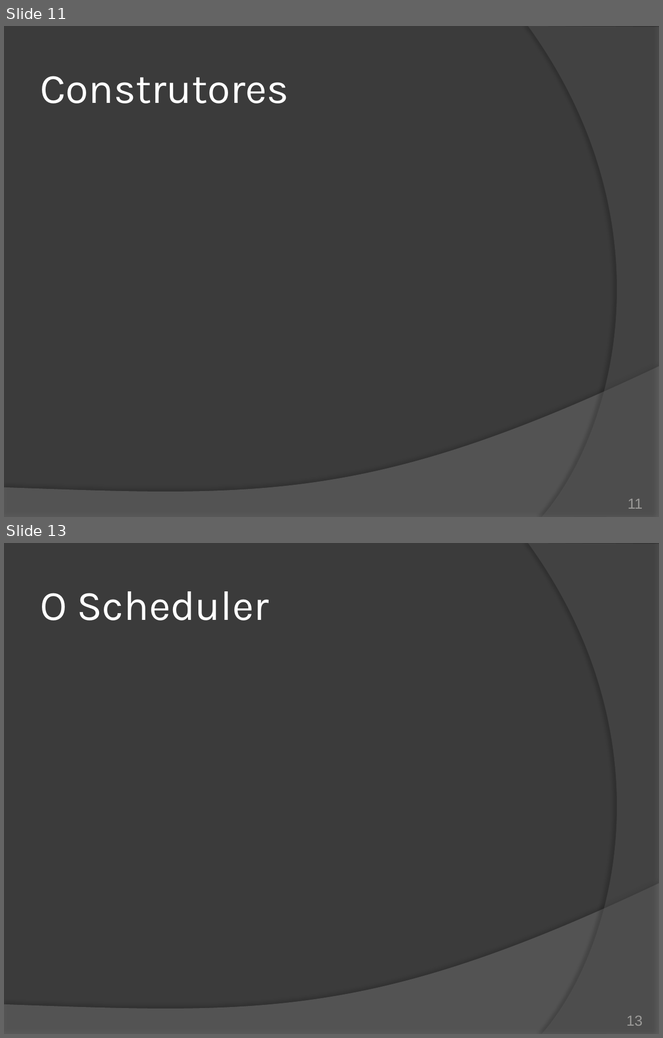
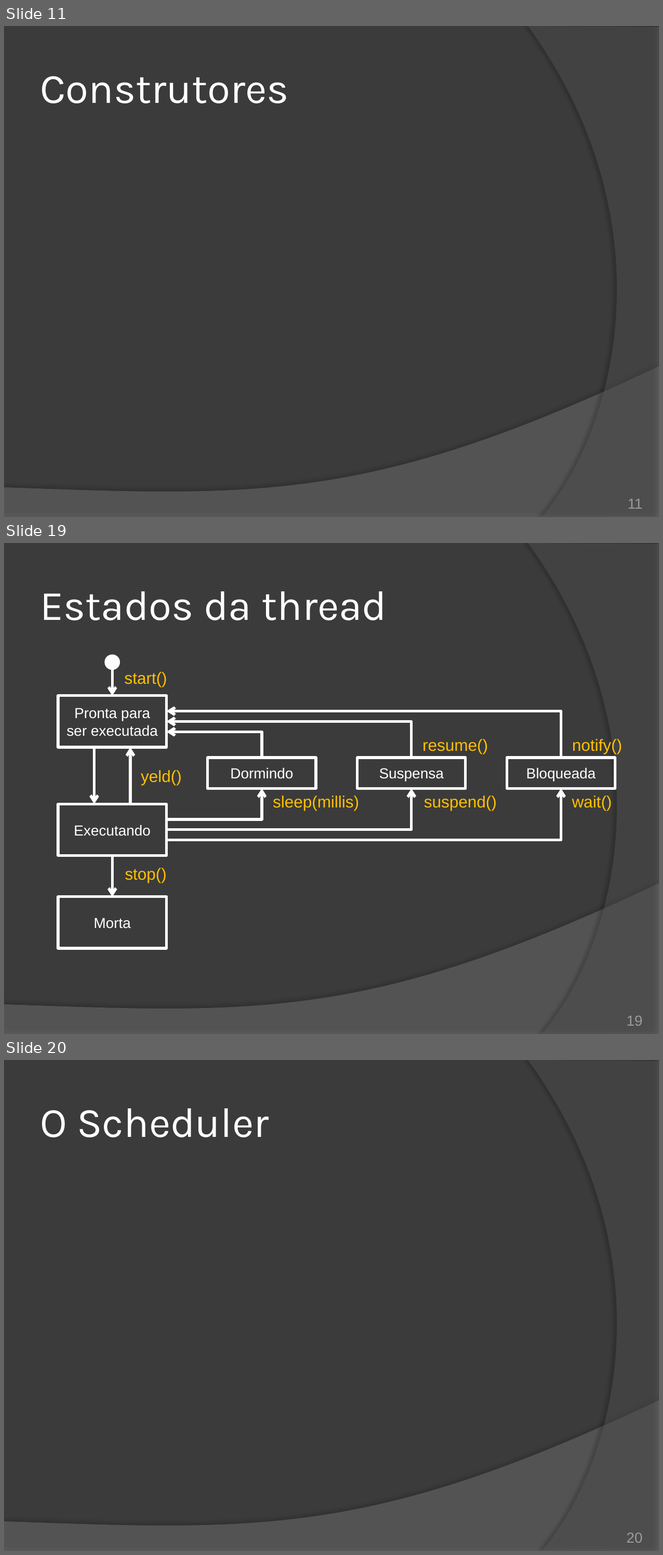
Before and after one commit to duchesqui/slzvieira-training, a slide deck: 2-Java-Programmer-Modulo-II/14.Capitulo08.pptx. Shown one above the other, each under a label of ours: slides 11 and 13 before the commit, slides 11, 19 and 20 after it; the slides between them are not shown. The pictures are 663x1038 and 663x1555 pixels, drawn with LibreOffice and Linux fonts; fonts in the diff are those of the drawing. Boxes give left, top, right and bottom in pixels: in the first picture for what was removed or moved away, otherwise in the second. Text is boxed around its words. In the diff, an @@ line names an element or a change of style, - is before the commit and + after.

Commit message:
Capítulo 8: Estados da thread.

```diff
--- a/2-Java-Programmer-Modulo-II/14.Capitulo08.pptx
+++ b/2-Java-Programmer-Modulo-II/14.Capitulo08.pptx
@@ slide 19 added at [4, 543, 659, 1034], background #3B3B3B; not listed: 2 template elements that a slide beside it also shows @@
@@ title added at [40, 591, 387, 620], 46 pt, text #FFFFFF @@
+Estados da thread
@@ ellipse added at [105, 654, 120, 670], fill #FFFFFF @@
@@ arrow added from (112, 663) to (112, 696), #FFFFFF 3 pt @@
@@ text added at [125, 672, 167, 687], 18 pt, text #FFC000 @@
+start()
@@ rectangle added at [59, 696, 166, 747], outline #FFFFFF 3 pt, 16 pt, text #FFFFFF @@
+Pronta para
+ser executada
@@ elbow arrow added from (561, 758) to (166, 711), #FFFFFF 3 pt @@
@@ elbow arrow added from (412, 758) to (166, 722), #FFFFFF 3 pt @@
@@ elbow arrow added from (262, 758) to (166, 732), #FFFFFF 3 pt @@
@@ text added at [423, 739, 488, 754], 18 pt, text #FFC000 @@
+resume()
@@ text added at [572, 739, 622, 754], 18 pt, text #FFC000 @@
+notify()
@@ arrow added from (94, 747) to (94, 805), #FFFFFF 3 pt @@
@@ arrow added from (130, 805) to (130, 747), #FFFFFF 3 pt @@
@@ rectangle added at [208, 758, 316, 788], outline #FFFFFF 3 pt, 16 pt, text #FFFFFF @@
+Dormindo
@@ rectangle added at [357, 758, 465, 788], outline #FFFFFF 3 pt, 16 pt, text #FFFFFF @@
+Suspensa
@@ rectangle added at [507, 758, 616, 788], outline #FFFFFF 3 pt, 16 pt, text #FFFFFF @@
+Bloqueada
@@ text added at [141, 770, 182, 785], 18 pt, text #FFC000 @@
+yeld()
@@ elbow arrow added from (166, 820) to (262, 788), #FFFFFF 3 pt @@
@@ elbow arrow added from (166, 830) to (412, 788), #FFFFFF 3 pt @@
@@ elbow arrow added from (166, 840) to (561, 788), #FFFFFF 3 pt @@
@@ rectangle added at [59, 805, 166, 856], outline #FFFFFF 3 pt, 16 pt, text #FFFFFF @@
+Executando
@@ text added at [273, 796, 359, 811], 18 pt, text #FFC000 @@
+sleep(millis)
@@ text added at [424, 796, 497, 811], 18 pt, text #FFC000 @@
+suspend()
@@ text added at [572, 796, 612, 811], 18 pt, text #FFC000 @@
+wait()
@@ arrow added from (112, 856) to (112, 897), #FFFFFF 3 pt @@
@@ text added at [125, 868, 167, 883], 18 pt, text #FFC000 @@
+stop()
@@ rectangle added at [59, 897, 166, 949], outline #FFFFFF 3 pt, 16 pt, text #FFFFFF @@
+Morta
@@ page number added at [626, 1016, 643, 1026], 16 pt, text #9D9B9A @@
+19
@@ what was slide 13 is now slide 20 @@
@@ page number at [626, 1533, 643, 1543]: text changed @@
-13
+20
```
Also in this commit, not shown: 1 slide changed, 6 other slides added.
